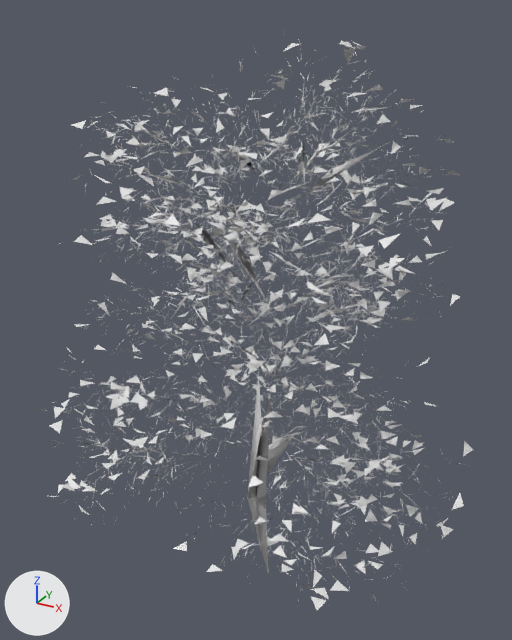
The glTF model public/baked/lafayette-square/trees/linden_american/skeleton-3-lod2.glb: old version first, new version second.
Rendered twice from a camera (50 mm lens) standing at (6.25, -11.39, 12.21) and looking at (0.12, -0.25, 6.64). Lighting does not change. The marker at lower left points along +X, +Y and +Z. The picture after the commit comes second. Materials are left out; every surface is plain grey. Where no turn or scale is listed for an object, it has been applied to the vertices. Vertices at exactly the same position are counted once.

Objects in the first picture: 'linden_american_1', 'linden_american_1.002'.
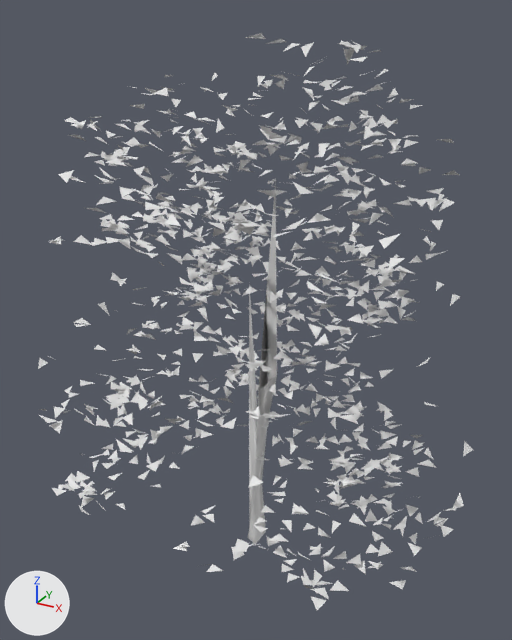
Location of each change, [x1, y1, x2, y2] in pixels of the pictures (512 x 640 px):
'linden_american_1.002', reshaped: before [39, 40, 473, 610]; after [38, 33, 473, 610]
'linden_american_1', reshaped (93% narrower, 35% shorter): before [48, 39, 464, 602]; after [248, 181, 277, 544]
part 2 of me_linden_american_1_002, deleted: before [224, 413, 235, 421]
part 3 of me_linden_american_1_002, built on: before [376, 269, 393, 280]; after [39, 33, 456, 589]
part 4 of me_linden_american_1_002, added: after [38, 356, 49, 369]
part 5 of me_linden_american_1_002, added: after [434, 517, 447, 524]

What changed in the scene script:
```text
Change me_linden_american_1:
    used by ob_linden_american_1; location = (0.0, 0.0, 0.0)
    remove me_linden_american_1.from_pydata(...)  # 48039 vertices, 59223 faces; spans x -4.24..4.49, y -5.01..3.74, z 0.0..11.96
    add me_linden_american_1.from_pydata(...)  # 13 vertices, 16 faces; spans x -0.5..1.0, y -1.19..0.6, z 1.03..9.69
    me_linden_american_1 part 1: 48039 vertices removed from x -4.24..4.49, y -5.01..3.74, z 0.0..11.96; 13 vertices added at x -0.5..1.0, y -1.19..0.6, z 1.03..9.69
Change me_linden_american_1_002:
    used by ob_linden_american_1_002; location = (0.0, 0.0, 0.0)
    remove me_linden_american_1_002.from_pydata(...)  # 2499 vertices, 833 faces; spans x -4.12..4.65, y -4.99..3.41, z 1.97..11.74
    add me_linden_american_1_002.from_pydata(...)  # 4311 vertices, 1443 faces; spans x -4.62..4.65, y -4.99..3.53, z 1.53..11.9
    me_linden_american_1_002 part 2: the loose piece of 3 vertices spanning x 0.52..0.74, y -2.35..-2.14, z 5.64..5.7 is deleted
    me_linden_american_1_002 part 3: 1 vertex moved from x 3.27, y -1.75, z 8.52 to x 3.2, y -1.88, z 8.59; 1812 vertices added at x -4.05..4.57, y -4.92..3.53, z 1.53..11.9
    me_linden_american_1_002 part 4: 6 vertices added at x -4.62..-4.27, y -1.85..-1.24, z 5.16..5.35
    me_linden_american_1_002 part 5: 3 vertices added at x 3.75..4.02, y 0.63..0.89, z 2.48..2.53
    other edits to the shape of me_linden_american_1_002 do not show in these pictures
```
